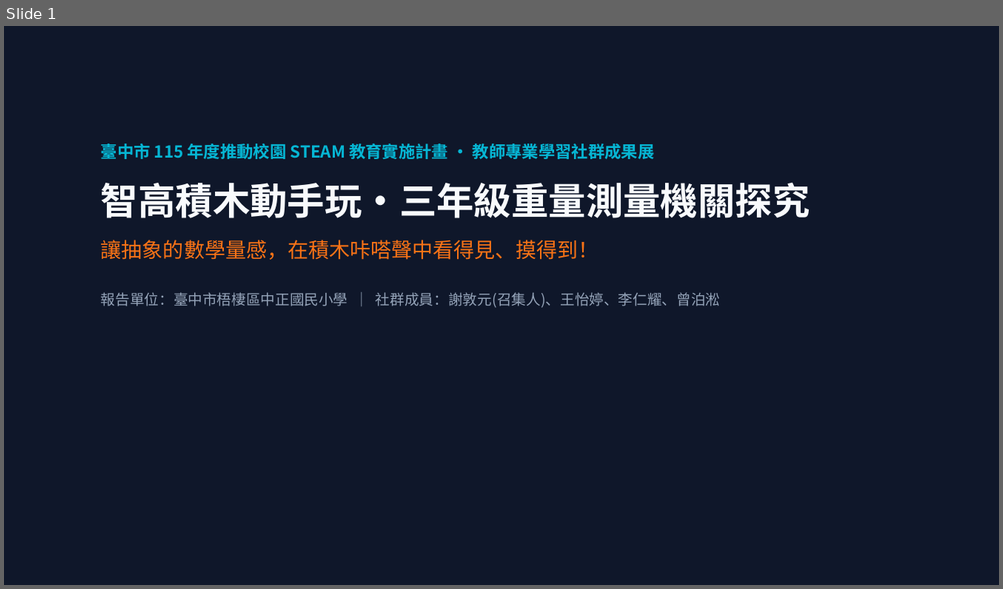
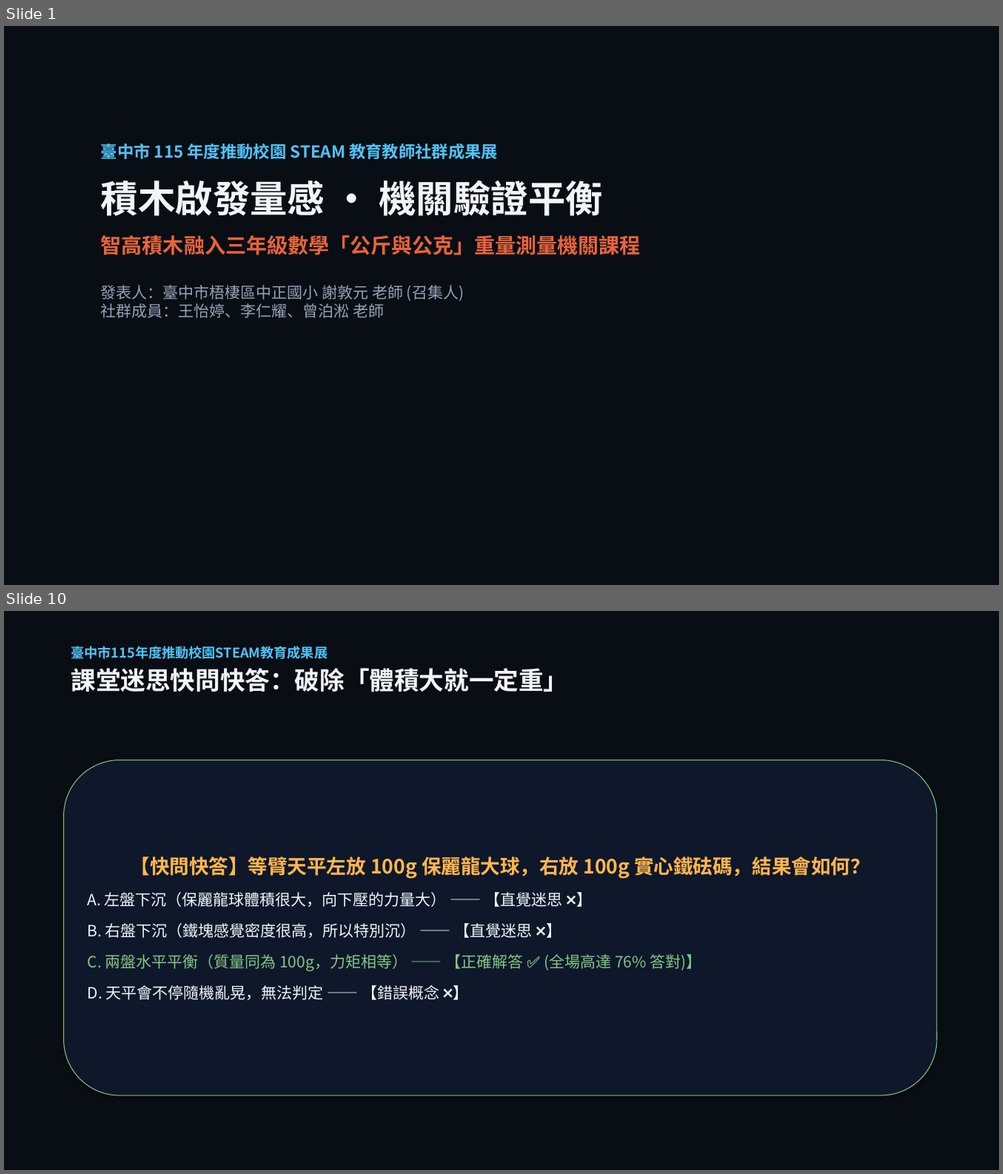
Before and after one commit to asc103138/steam-community-docs, a slide deck: 成果展繳交資料/臺中市梧棲區中正國小_STEAM成果展_5分鐘現場分享會簡報.pptx. Shown one above the other, each under a label of ours: slide 1 before the commit, slides 1 and 10 after it; the slides between them are not shown. The pictures are 1003x589 and 1003x1174 pixels, drawn with LibreOffice and Linux fonts; fonts in the diff are those of the drawing. Boxes give left, top, right and bottom in pixels: in the first picture for what was removed or moved away, otherwise in the second. Text is boxed around its words. In the diff, an @@ line names an element or a change of style, - is before the commit and + after.

Commit message:
feat: 擴增 115年度成果展 5分鐘分享會簡報為 16 頁 Reveal.js 精裝版與相關講稿檔案

```diff
--- a/成果展繳交資料/臺中市梧棲區中正國小_STEAM成果展_5分鐘現場分享會簡報.pptx
+++ b/成果展繳交資料/臺中市梧棲區中正國小_STEAM成果展_5分鐘現場分享會簡報.pptx
@@ slide 10 added at (4,611,999,1170), background #FFFFFF @@
@@ rectangle added at (4,611,999,1170), fill #090D14 @@
@@ text added at (71,646,569,692), 13 pt, text #4FC3F7, bold @@
+臺中市115年度推動校園STEAM教育成果展
+課堂迷思快問快答：破除「體積大就一定重」
@@ rounded rectangle added at (64,760,936,1096), fill #0F172A, outline #81C784 0.75 pt, 15 pt, text #F1F5F9 @@
+【快問快答】等臂天平左放 100g 保麗龍大球，右放 100g 實心鐵砝碼，結果會如何？
+A. 左盤下沉（保麗龍球體積很大，向下壓的力量大） —— 【直覺迷思 ❌】
+B. 右盤下沉（鐵塊感覺密度很高，所以特別沉） —— 【直覺迷思 ❌】
+C. 兩盤水平平衡（質量同為 100g，力矩相等） —— 【正確解答 ✅ (全場高達 76% 答對)】
+D. 天平會不停隨機亂晃，無法判定 —— 【錯誤概念 ❌】
@@ slide 1 changed as well @@
@@ rectangle at (4,26,999,585): fill #0F172A to #090D14 @@
@@ text at (101,144,640,318): text changed; size 14 to 15 pt; bold on @@
-臺中市 115 年度推動校園 STEAM 教育實施計畫 · 教師專業學習社群成果展
-智高積木動手玩·三年級重量測量機關探究
-讓抽象的數學量感，在積木咔嗒聲中看得見、摸得到！
-報告單位：臺中市梧棲區中正國民小學 ｜ 社群成員：謝敦元(召集人)、王怡婷、李仁耀、曾泊淞
+臺中市 115 年度推動校園 STEAM 教育教師社群成果展
+積木啟發量感 · 機關驗證平衡
+智高積木融入三年級數學「公斤與公克」重量測量機關課程
+發表人：臺中市梧棲區中正國小 謝敦元 老師 (召集人)
+社群成員：王怡婷、李仁耀、曾泊淞 老師
```
Also in this commit, not shown: 14 other slides added, 6 slides removed, 10 other files.
